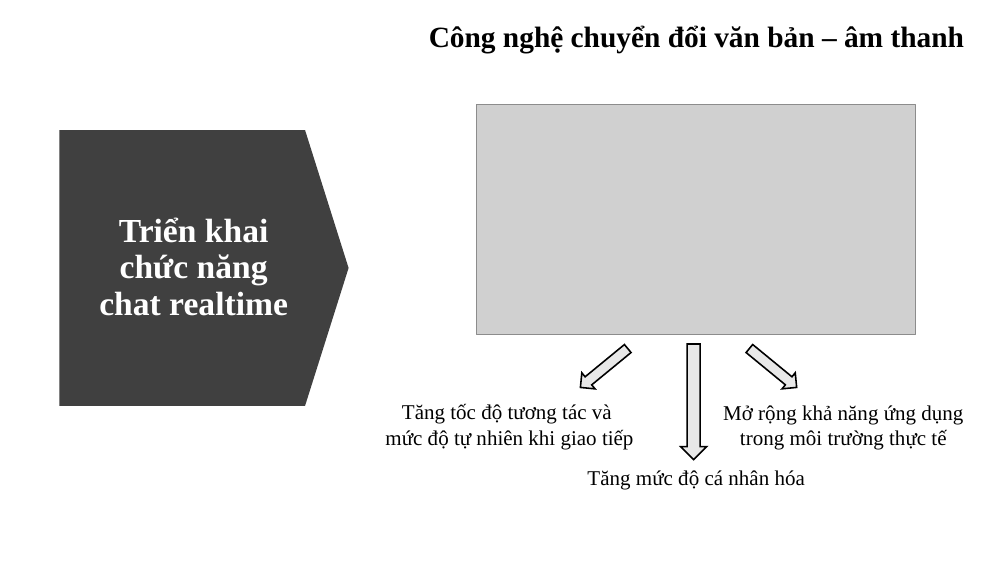
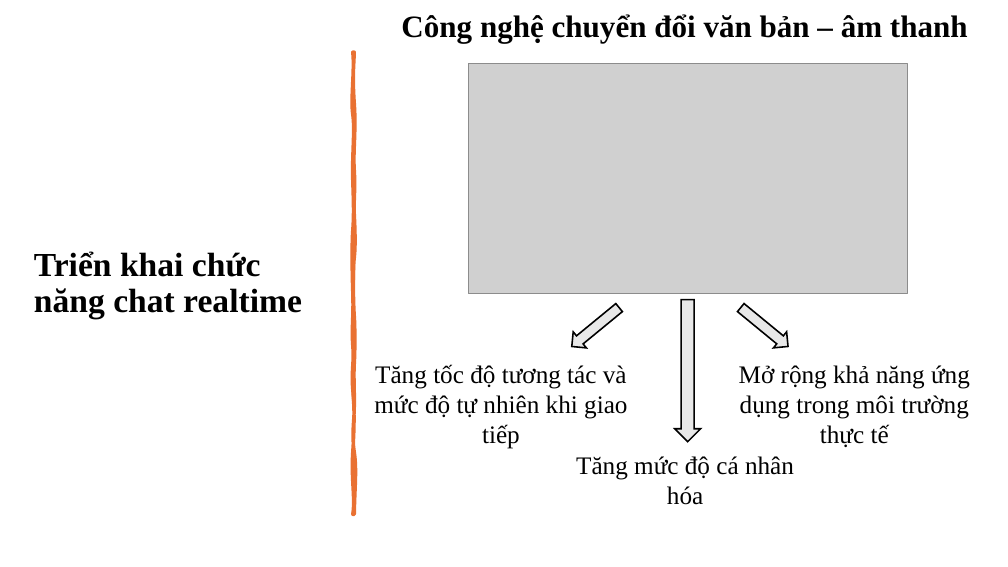
Before and after one commit to ngovanuc/Vietnamese_History_Chatbot, a slide deck: slide 25 of documents/slide bao cao.pptx. Drawn at 1008x567 pixels with LibreOffice and Linux fonts; fonts in the diff are those of the drawing; grey boxes stand for pictures. Boxes give left, top, right and bottom in pixels: in the first picture for what was removed or moved away, otherwise in the second. Text is boxed around its words. In the diff, an @@ line names an element or a change of style, - is before the commit and + after.

```diff
--- a/documents/slide bao cao.pptx
+++ b/documents/slide bao cao.pptx
@@ text "Công nghệ chuyển đổi văn ...": place and size @@
-text "Công nghệ chuyển đổi văn ..." at bbox=[429, 25, 964, 53]
+text "Công nghệ chuyển đổi văn ..." at bbox=[401, 14, 968, 43]
@@ text "Công nghệ chuyển đổi văn ..." at bbox=[401, 14, 968, 43]: size 28 to 29.6 pt @@
@@ title "Triển khai chức năng chat ...": place and size @@
-title "Triển khai chức năng chat ..." at bbox=[99, 217, 288, 316]
+title "Triển khai chức năng chat ..." at bbox=[34, 251, 302, 319]
@@ title "Triển khai chức năng chat ..." at bbox=[34, 251, 302, 319]: text colour #FFFFFF to #000000; alignment centre to left @@
@@ freeform shape added at bbox=[353, 52, 355, 514], fill #E97132, outline #E97132 3.25 pt @@
@@ down arrow removed at bbox=[60, 130, 349, 406] @@
@@ down arrow: place and size @@
-down arrow at bbox=[681, 344, 706, 460]
+down arrow at bbox=[675, 299, 701, 442]
@@ 2 down arrows, 1 picture: place and size @@
-2 down arrows, 1 picture at bbox=[477, 105, 917, 395]
+2 down arrows, 1 picture at bbox=[468, 64, 907, 354]
@@ text "Tăng tốc độ tương tác ...": place and size @@
-text "Tăng tốc độ tương tác ..." at bbox=[385, 403, 633, 449]
+text "Tăng tốc độ tương tác ..." at bbox=[374, 364, 627, 449]
@@ size 20 to 24 pt in 3 elements at bbox=[576, 456, 794, 505], bbox=[374, 364, 627, 449], bbox=[739, 365, 970, 447] @@
@@ text "Mở rộng khả năng ứng ...": place and size @@
-text "Mở rộng khả năng ứng ..." at bbox=[723, 405, 963, 450]
+text "Mở rộng khả năng ứng ..." at bbox=[739, 365, 970, 447]
@@ text "Tăng mức độ cá nhân ...": place and size @@
-text "Tăng mức độ cá nhân ..." at bbox=[587, 470, 805, 490]
+text "Tăng mức độ cá nhân ..." at bbox=[576, 456, 794, 505]
```
Also in this commit, not shown: 13 other slides changed.
